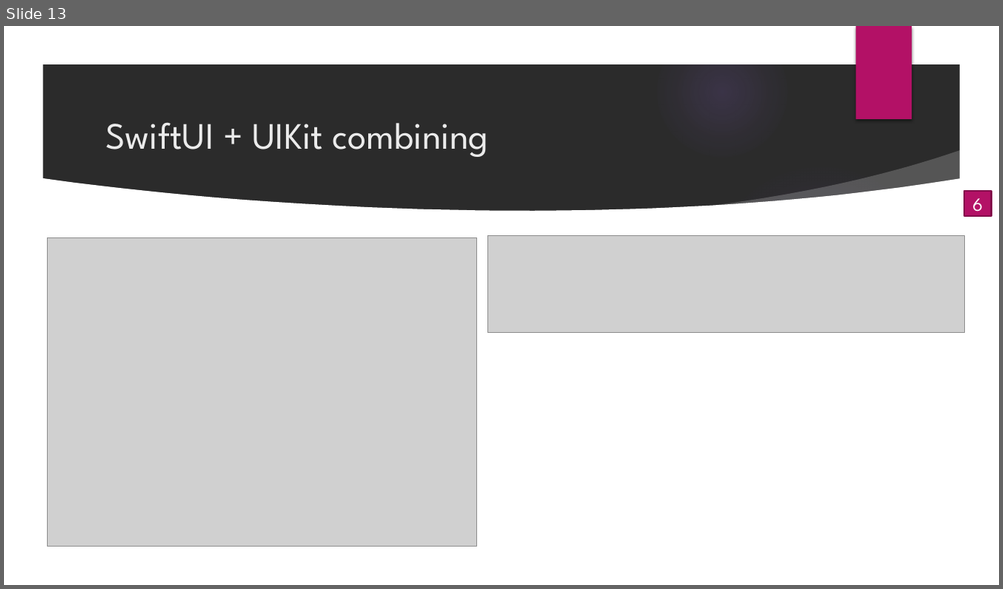
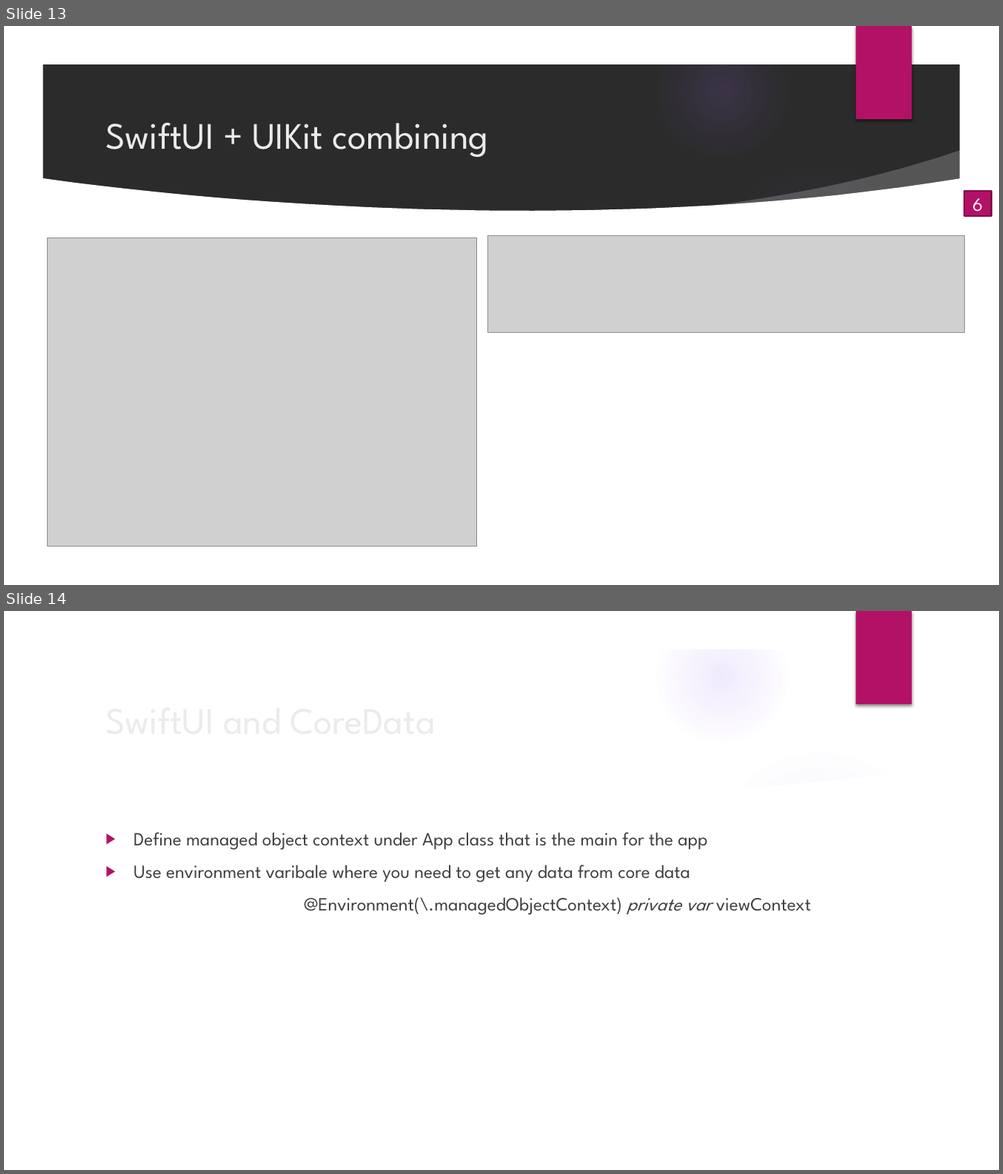
Before and after one commit to yevgeniipasko/SwiftUI-Intro, a slide deck: SwiftUI-Kit.pptx. Shown one above the other, each under a label of ours: slide 13 before the commit, slides 13 and 14 after it. The pictures are 1003x589 and 1003x1174 pixels, drawn with LibreOffice and Linux fonts; fonts in the diff are those of the drawing; grey boxes stand for pictures; background and template pictures are left out; a plain dark background stands for a picture behind light text. Boxes give left, top, right and bottom in pixels: in the first picture for what was removed or moved away, otherwise in the second. Text is boxed around its words. In the diff, an @@ line names an element or a change of style, - is before the commit and + after.

Commit message:
Updated core data info to presentation

```diff
--- a/SwiftUI-Kit.pptx
+++ b/SwiftUI-Kit.pptx
@@ slide 14 added at [4,611,999,1170], background picture (left out); not listed: 9 template elements that a slide beside it also shows @@
@@ title added at [98,690,813,748], 36 pt, text #EBEBEB @@
+SwiftUI and CoreData
@@ text added at [134,832,811,915], 18 pt, text #404040 @@
+▶ Define managed object context under App class that is the main for the app
+▶ Use environment varibale where you need to get any data from core data
+@Environment(\.managedObjectContext) private var viewContext
```
Also in this commit, not shown: 1 other file.
